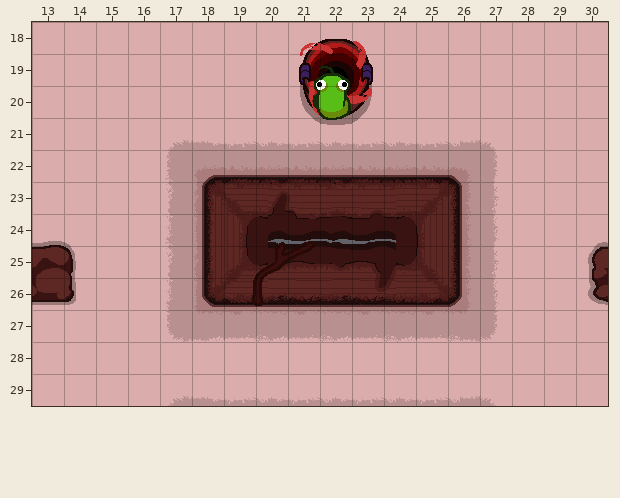
Two states of a Tiled map, white_agent/white_agent/Content/level/level_6_mid.tmx. That is the earlier state.
Cells are 32x32 px. Shown: x 13..30, y 18..29.
And afterwards:
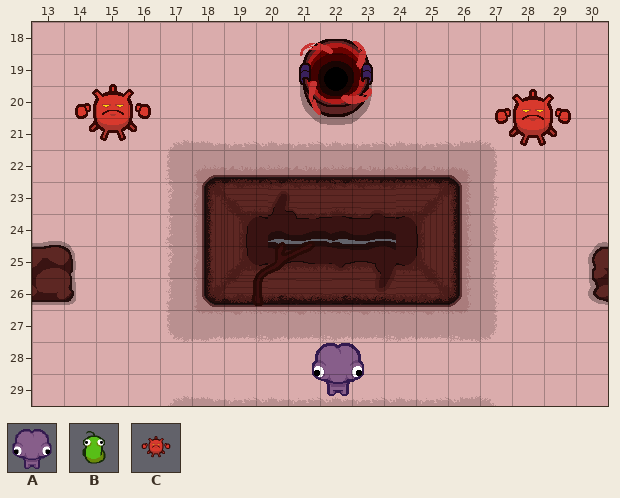
Key: from "boss": A 1 "enemy_leukemia", B 2 "enemy_bacteria", C 3 "enemy_virus".
Objects are placed by their top-left corner, in cells (3,4 is the top-left corner of cell 3,4); size is 1x1 cell unless given.
The commit says: put enemy in Level
Change:
Layer "entity":
added: C "enemy_virus" at 13.5,18.9 size 4x4
added: C "enemy_virus" at 26.7,19.1 size 4x4
added: A "enemy_leukemia" at 21.6,27.8 size 2x2
removed: B "enemy_bacteria" at 21.1,19 size 2.5x2.5
